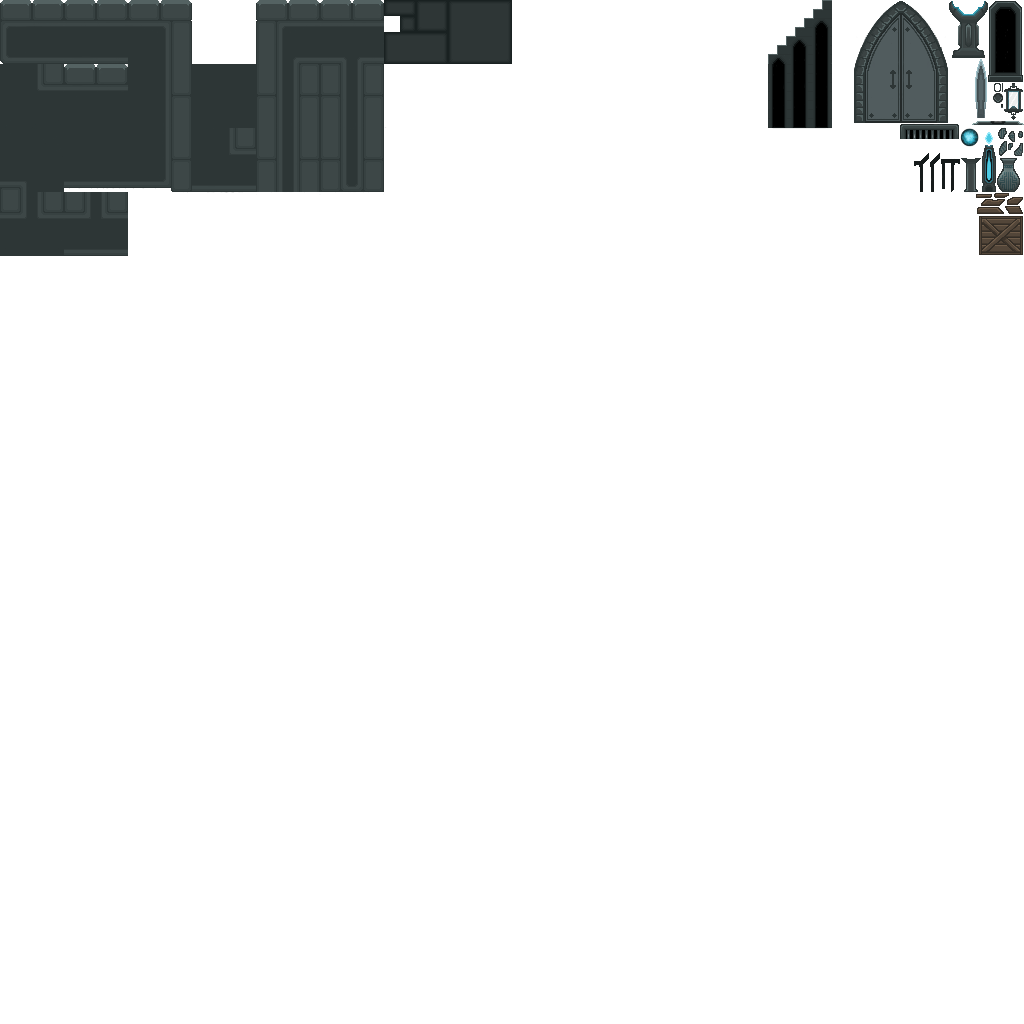
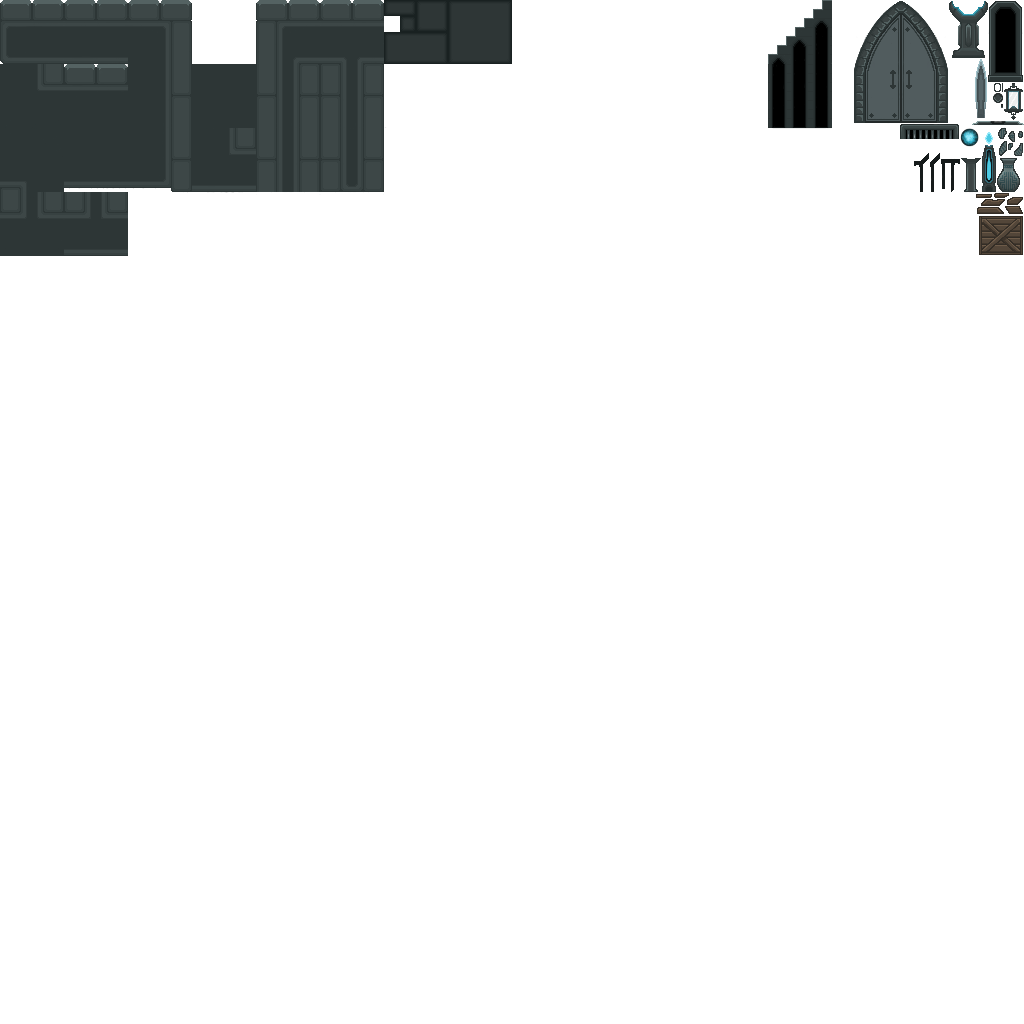
Two versions of the same layered image (1024px x 1024px). Layer-by-layer changes:
renamed "Layer 27" to "Layer 27 copy", painted on it over bbox(902, 2, 949, 124)
painted on "Window" over bbox(988, 1, 1023, 75)
